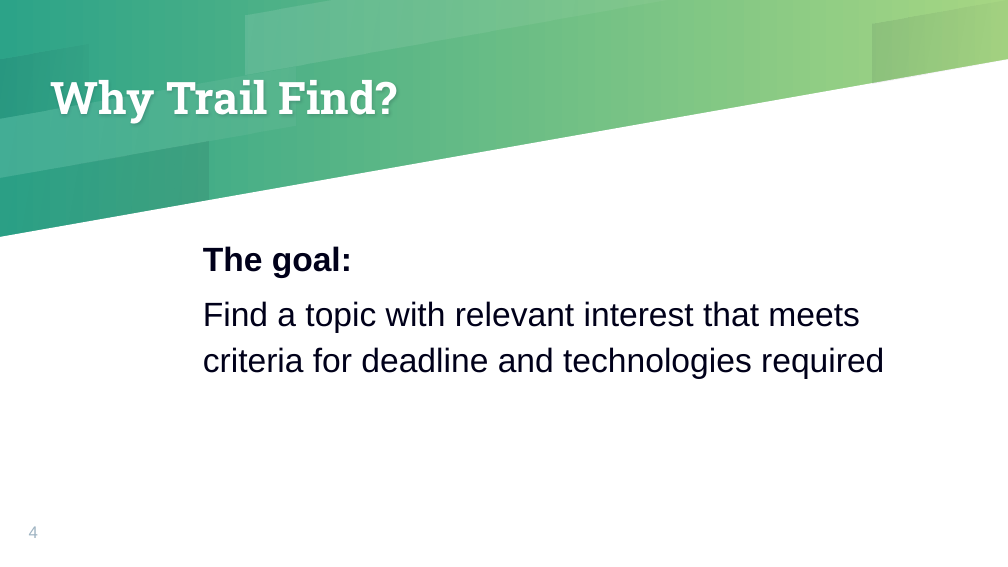
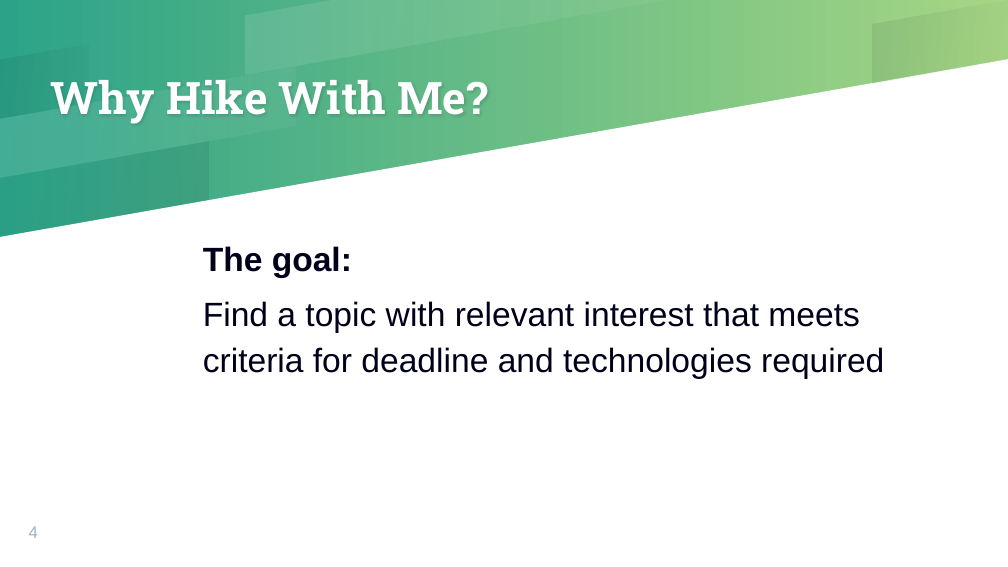
Before and after one commit to Challett1129/Group1-Project, a slide deck: slide 4 of assets/Presentation/Group-1-Presentation-Slides v3.pptx. Drawn at 1008x567 pixels with LibreOffice and Linux fonts; fonts in the diff are those of the drawing. Boxes give left, top, right and bottom in pixels: in the first picture for what was removed or moved away, otherwise in the second. Text is boxed around its words. In the diff, an @@ line names an element or a change of style, - is before the commit and + after.

```diff
--- a/assets/Presentation/Group-1-Presentation-Slides v3.pptx
+++ b/assets/Presentation/Group-1-Presentation-Slides v3.pptx
@@ title at [50, 80, 488, 124]: text changed @@
-Why Trail Find?
+Why Hike With Me?
```
Also in this commit, not shown: 2 other slides changed, 3 slides added, 30 slides removed.
